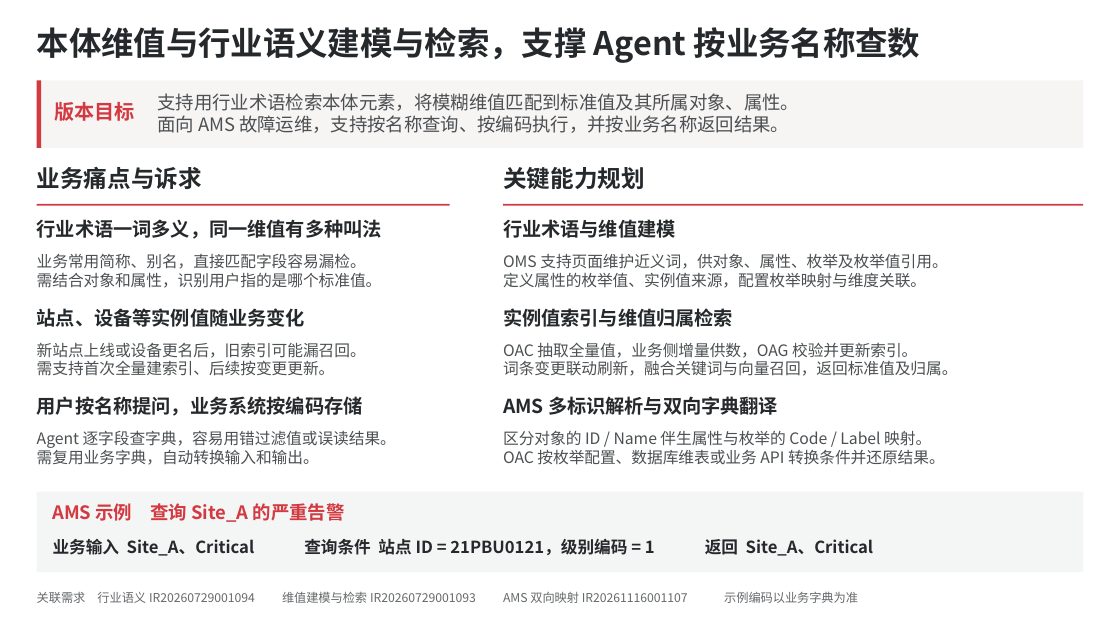
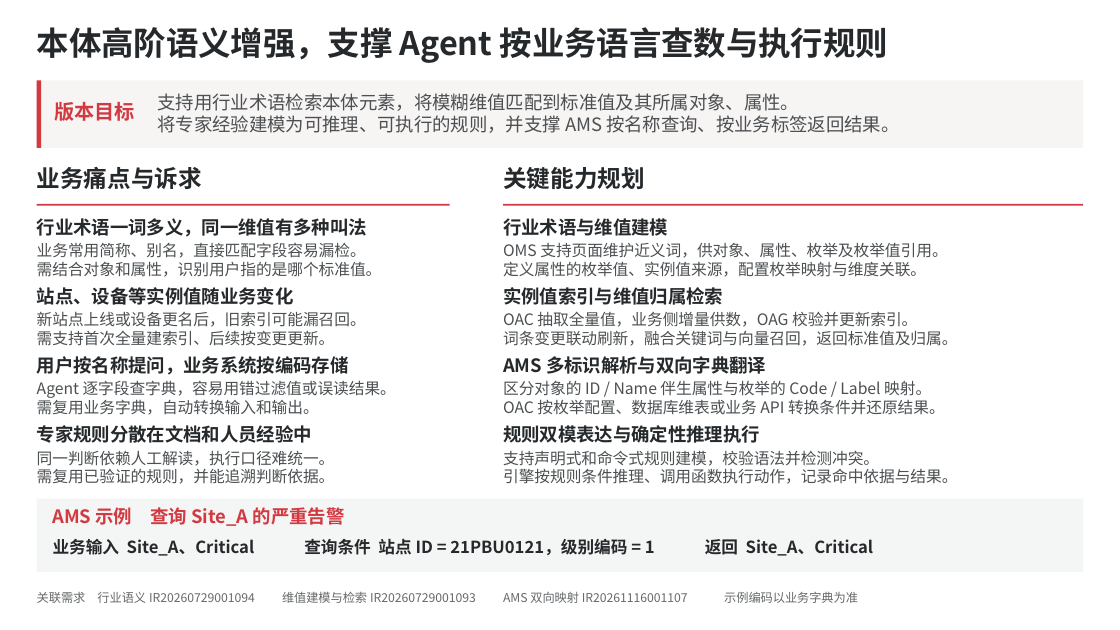
Before and after one commit to cfwl100/onology_dsl, a slide deck: slide 1 of docs/本体维值与行业语义建模检索_关键特性_RP.pptx. Drawn at 1120x630 pixels with LibreOffice and Linux fonts; fonts in the diff are those of the drawing. Boxes give left, top, right and bottom in pixels: in the first picture for what was removed or moved away, otherwise in the second. Text is boxed around its words. In the diff, an @@ line names an element or a change of style, - is before the commit and + after.

Commit message:
docs: 补充规则双模建模、确定性推理与执行规划

```diff
--- a/docs/本体维值与行业语义建模检索_关键特性_RP.pptx
+++ b/docs/本体维值与行业语义建模检索_关键特性_RP.pptx
@@ text at (37, 27, 888, 63): text changed @@
-本体维值与行业语义建模与检索，支撑 Agent 按业务名称查数
+本体高阶语义增强，支撑 Agent 按业务语言查数与执行规则
@@ text at (157, 115, 899, 133): text changed @@
-面向 AMS 故障运维，支持按名称查询、按编码执行，并按业务名称返回结果。
+将专家经验建模为可推理、可执行的规则，并支撑 AMS 按名称查询、按业务标签返回结果。
@@ text "业务常用简称、别名，直接匹配字段容易漏检。": place and size @@
-text "业务常用简称、别名，直接匹配字段容易漏检。" at (37, 254, 382, 288)
+text "业务常用简称、别名，直接匹配字段容易漏检。" at (37, 243, 382, 277)
@@ text "OMS 支持页面维护近义词，供对象、属性、枚举及枚举值引用。": place and size @@
-text "OMS 支持页面维护近义词，供对象、属性、枚举及枚举值引用。" at (503, 254, 947, 288)
+text "OMS 支持页面维护近义词，供对象、属性、枚举及枚举值引用。" at (503, 243, 947, 277)
@@ text "站点、设备等实例值随业务变化": place and size @@
-text "站点、设备等实例值随业务变化" at (37, 308, 305, 327)
+text "站点、设备等实例值随业务变化" at (37, 287, 294, 305)
@@ text "实例值索引与维值归属检索": place and size @@
-text "实例值索引与维值归属检索" at (503, 308, 733, 327)
+text "实例值索引与维值归属检索" at (503, 287, 723, 305)
@@ text "新站点上线或设备更名后，旧索引可能漏召回。": place and size @@
-text "新站点上线或设备更名后，旧索引可能漏召回。" at (37, 343, 366, 376)
+text "新站点上线或设备更名后，旧索引可能漏召回。" at (37, 312, 366, 346)
@@ text "OAC 抽取全量值，业务侧增量供数，OAG 校验并更新索引。": place and size @@
-text "OAC 抽取全量值，业务侧增量供数，OAG 校验并更新索引。" at (503, 343, 957, 376)
+text "OAC 抽取全量值，业务侧增量供数，OAG 校验并更新索引。" at (503, 312, 957, 346)
@@ size 16.5 to 15.8 pt in 6 elements at (503, 218, 668, 236), (37, 218, 367, 237), (503, 287, 723, 305), (37, 287, 294, 305), (503, 356, 766, 374), (37, 356, 349, 375) @@
@@ text "用户按名称提问，业务系统按编码存储": place and size @@
-text "用户按名称提问，业务系统按编码存储" at (37, 396, 363, 416)
+text "用户按名称提问，业务系统按编码存储" at (37, 356, 349, 375)
@@ text "AMS 多标识解析与双向字典翻译": place and size @@
-text "AMS 多标识解析与双向字典翻译" at (503, 396, 778, 415)
+text "AMS 多标识解析与双向字典翻译" at (503, 356, 766, 374)
@@ text "Agent 逐字段查字典，容易用错过滤值或误读结果。": place and size @@
-text "Agent 逐字段查字典，容易用错过滤值或误读结果。" at (37, 430, 396, 465)
+text "Agent 逐字段查字典，容易用错过滤值或误读结果。" at (37, 380, 396, 415)
@@ text "区分对象的 ID / Name 伴生属性与枚举的 ...": place and size @@
-text "区分对象的 ID / Name 伴生属性与枚举的 ..." at (503, 431, 945, 465)
+text "区分对象的 ID / Name 伴生属性与枚举的 ..." at (503, 381, 945, 415)
@@ text added at (37, 425, 312, 443), 15.8 pt, text #25292B, bold @@
+专家规则分散在文档和人员经验中
@@ text added at (503, 425, 760, 443), 15.8 pt, text #25292B, bold @@
+规则双模表达与确定性推理执行
@@ text added at (37, 451, 335, 484), 13.5 pt, text #4C5052 @@
+同一判断依赖人工解读，执行口径难统一。
+需复用已验证的规则，并能追溯判断依据。
@@ text added at (503, 451, 957, 484), 13.5 pt, text #4C5052 @@
+支持声明式和命令式规则建模，校验语法并检测冲突。
+引擎按规则条件推理、调用函数执行动作，记录命中依据与结果。
@@ rectangle: place and size @@
-rectangle at (37, 492, 1084, 572)
+rectangle at (37, 499, 1084, 573)
@@ text "AMS 示例 查询 Site_A 的严重告警": place and size @@
-text "AMS 示例 查询 Site_A 的严重告警" at (52, 503, 345, 522)
+text "AMS 示例 查询 Site_A 的严重告警" at (52, 507, 345, 526)
```
